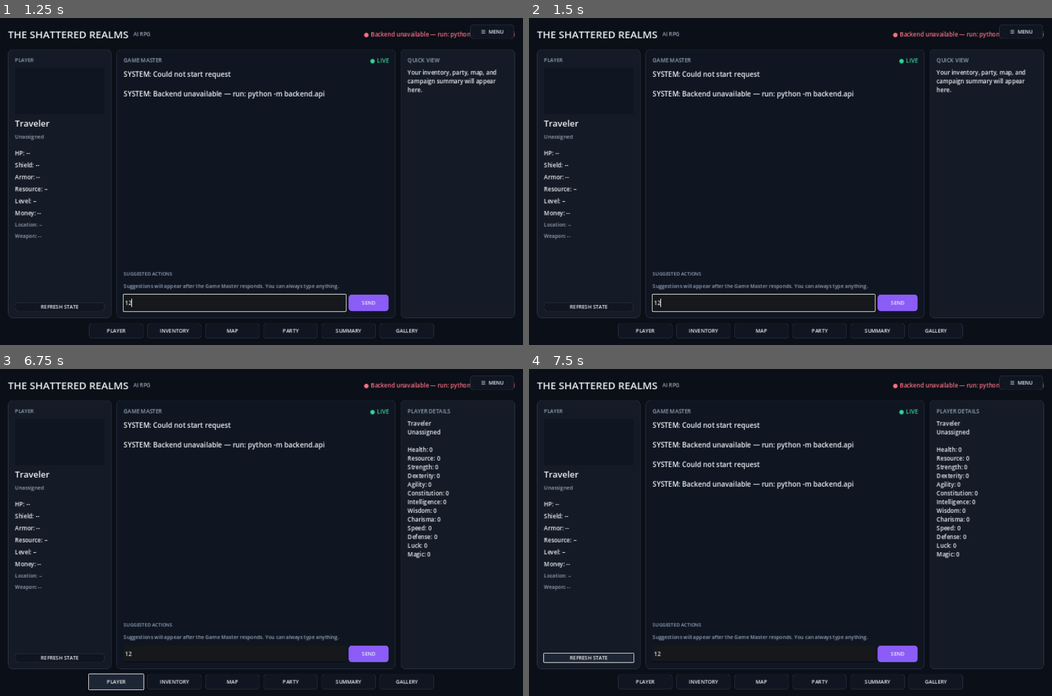
Above: before the commit, frames 1-4 (two rows, left to right).
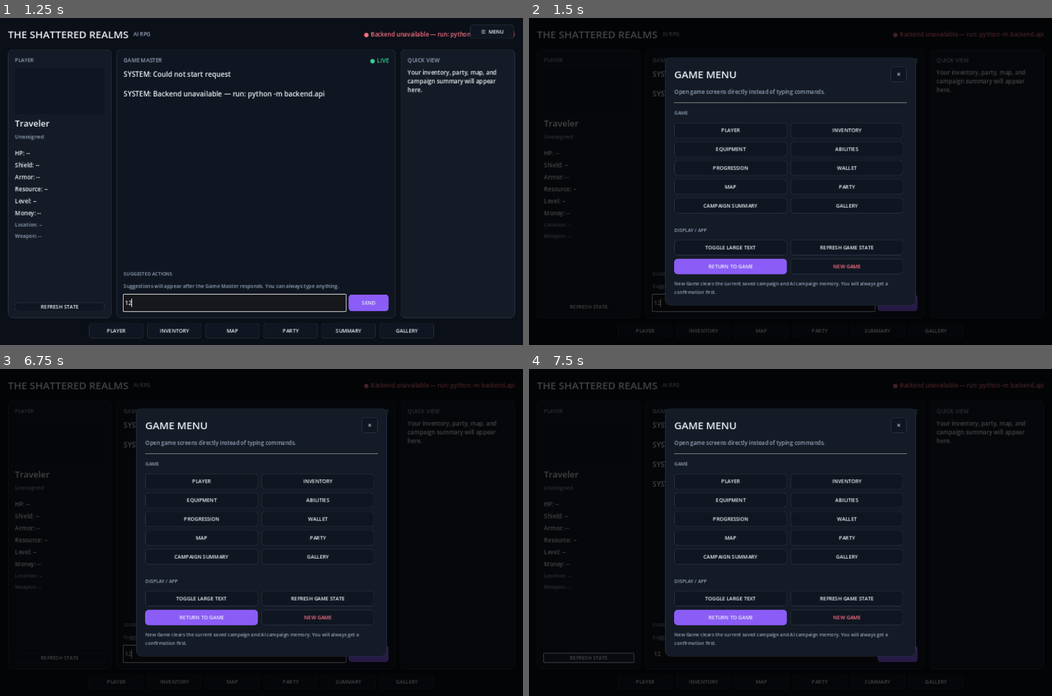
Above: after the commit, the same moments.

Repository: jjhartman2020-tech/the-shattered-realms
Game: Godot game, scene res://main.tscn
Same seed, same stepped clock (60 frames per second), same inputs: the game is played once before the commit and once after it.
Inputs (mouse positions are in pixels of both pictures, inside the frame that each line leads up to):
- Up to frame 1 (1.25 s): click (235, 302) at 0.52 s; type "12" at 0.6 s
- Up to frame 2 (1.5 s): click "☰ MENU" at 1.25 s
- Up to frame 3 (6.75 s): click (491, 382) at 2 s, where only the run before the commit has a clickable "☰ MENU"; click (203, 555) at 2.75 s, where only the run after the commit has a clickable "CAMPAIGN SUMMARY"; click (203, 555) at 3.5 s, where only the run after the commit has a clickable "CAMPAIGN SUMMARY"; click (319, 617) at 4.25 s, where only the run after the commit has a clickable "NEW GAME"; click (319, 617) at 5 s, where only the run after the commit has a clickable "NEW GAME"; click (371, 424) at 5.75 s, where only the run after the commit has a clickable "✕"; click "PLAYER" at 6.5 s
- Up to frame 4 (7.5 s): click "REFRESH STATE" at 7.25 s

Frame 1 is identical in both runs. In frame 2, 38% of the frame differs, in the area x 1-99%, y 2-98%; in frame 3, 38%; in frame 4, 39%.

Commit message:
Make game menu button handle clicks globally

Diff:
--- a/godot/menu_button_proxy.gd
+++ b/godot/menu_button_proxy.gd
@@ -34,6 +34,10 @@
 
 	overlay = get_parent().get_node_or_null("MenuOverlay")
 	pressed.connect(_open_menu)
+	# Listen at the viewport input level too. This makes the menu reliable even
+	# when Godot's embedded-game viewport or another full-screen Control consumes
+	# the normal GUI button event before it reaches this Button.
+	set_process_input(true)
 
 
 func _process(_delta: float) -> void:
@@ -43,7 +47,25 @@
 		visible = not overlay.backdrop.visible
 
 
+func _input(event: InputEvent) -> void:
+	if not visible:
+		return
+	if event is InputEventMouseButton:
+		var mouse_event := event as InputEventMouseButton
+		if mouse_event.button_index == MOUSE_BUTTON_LEFT and mouse_event.pressed:
+			if get_global_rect().has_point(mouse_event.position):
+				_open_menu()
+				get_viewport().set_input_as_handled()
+	elif event is InputEventKey:
+		var key_event := event as InputEventKey
+		if key_event.pressed and not key_event.echo and key_event.keycode == KEY_M:
+			_open_menu()
+			get_viewport().set_input_as_handled()
+
+
 func _open_menu() -> void:
+	if overlay == null:
+		overlay = get_parent().get_node_or_null("MenuOverlay")
 	if overlay == null:
 		return
 	# The overlay intentionally ignores mouse input while closed so it does not
